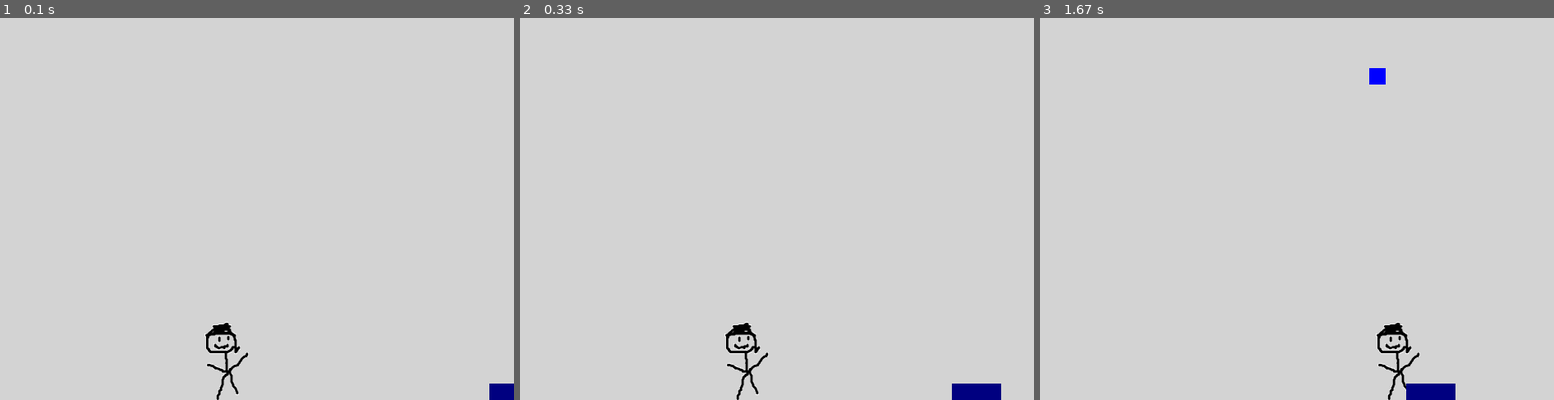
Above: before the commit, frames 1-3 (left to right).
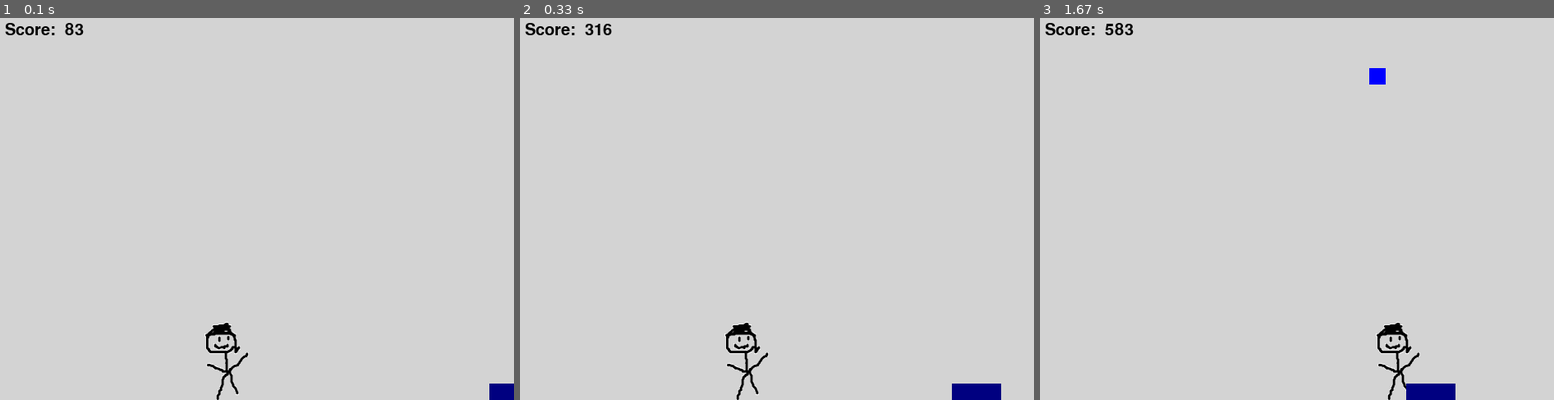
Above: after the commit, the same moments.

Repository: EnragedBread/how_to_pygame
Game: pygame game, started from main.py
The game is run twice, just before and just after one commit, with the same random seed, the same clock (stepped at 60 frames per second) and the same inputs.
Inputs:
- Up to frame 1 (0.1 s): no input
- Up to frame 2 (0.33 s): no input
- Up to frame 3 (1.67 s): hold Right 0.33-0.8 s

The runs differ from the first frame. In frame 1, 0.2% of the frame differs, in the area x 0-17%, y 1-5%; in frame 2, 0.2%; in frame 3, 0.3%, in the area x 0-19%, y 1-5%.

Commit message:
add scoring display

Diff:
--- a/main.py
+++ b/main.py
@@ -3,6 +3,7 @@
 
 import pygame
 from pygame.locals import K_ESCAPE, KEYDOWN, QUIT, K_w, K_s, K_a, K_d, K_SPACE, K_LEFT, K_RIGHT, RLEACCEL
+from pygame.math import Vector2
 
 SCREEN_WIDTH = 640
 SCREEN_HEIGHT = 480
@@ -13,6 +14,22 @@
     if (rect.x + rect.width) > hitbox[0] and rect.x < (hitbox[0] + hitbox[2]):
         if (rect.y + rect.height) > hitbox[1] and rect.y < (hitbox[1] + hitbox[3]):
             return True
+
+class HUD():
+    def __init__(self):
+        self.font = pygame.font.Font(None, 30)
+        self.color = pygame.Color('black')
+        self.label = self.font.render("Score: ", True, self.color)
+        self.position = Vector2(20, 20)
+        self.last_tick = pygame.time.get_ticks()
+
+    def render(self, screen):
+        screen.blit(self.label, self.position)
+        screen.blit(self.score, (self.position.x + self.label.get_width() + 5, self.position.y))
+
+    def update(self):
+        self.last_tick = pygame.time.get_ticks()
+        self.score = self.font.render(str(self.last_tick), True, self.color)
 
 class Raindrop(pygame.sprite.Sprite):
     def __init__(self):
@@ -127,6 +144,7 @@
 all_sprites = pygame.sprite.Group()
 all_sprites.add(player)
 all_sprites.add(puddle)
+hud = HUD()
 
 running = True
 while running:
@@ -146,10 +164,12 @@
     player.update()
     puddle.update()
     raindrops.update()
+    hud.update()
 
     screen.fill(pygame.Color('lightgrey'))
     for entity in all_sprites:
         entity.render(screen)
+    hud.render(screen)
 
     pygame.display.flip()
 
